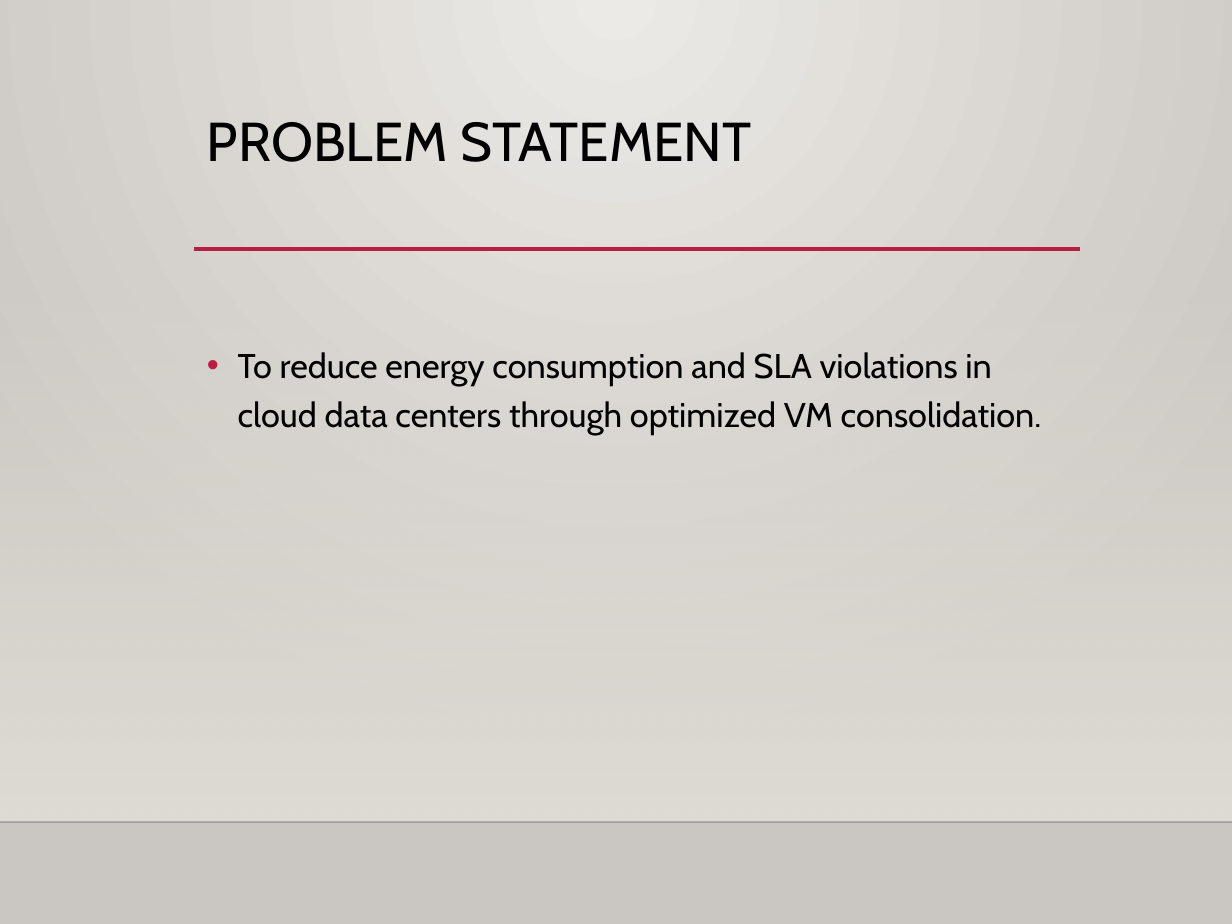
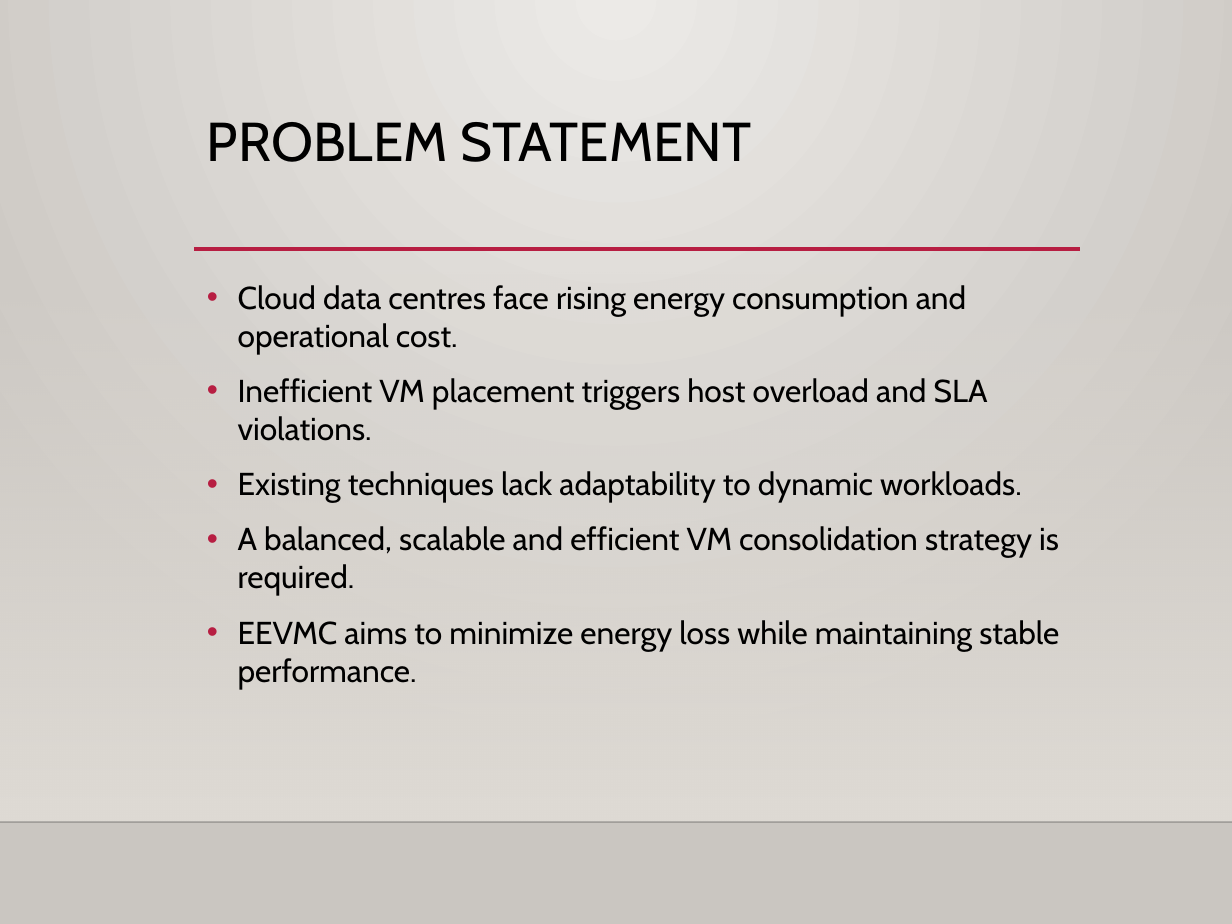
Before and after one commit to jaytomar19/Pbl_Jay-Pratap-Singh-Tomar, a slide deck: slide 6 of PBL PPT.pptx. Drawn at 1232x924 pixels with LibreOffice and Linux fonts; fonts in the diff are those of the drawing; background and template pictures are left out. Boxes give left, top, right and bottom in pixels: in the first picture for what was removed or moved away, otherwise in the second. Text is boxed around its words. In the diff, an @@ line names an element or a change of style, - is before the commit and + after.

```diff
--- a/PBL PPT.pptx
+++ b/PBL PPT.pptx
@@ text at [238,285,1059,689]: text changed; size 20 to 18.5 pt @@
-• To reduce energy consumption and SLA violations in cloud data centers through optimized VM consolidation.
+• Cloud data centres face rising energy consumption and operational cost.
+• Inefficient VM placement triggers host overload and SLA violations.
+• Existing techniques lack adaptability to dynamic workloads.
+• A balanced, scalable and efficient VM consolidation strategy is required.
+• EEVMC aims to minimize energy loss while maintaining stable performance.
```
Also in this commit, not shown: 7 other slides changed, 7 slides added, 2 slides removed.
